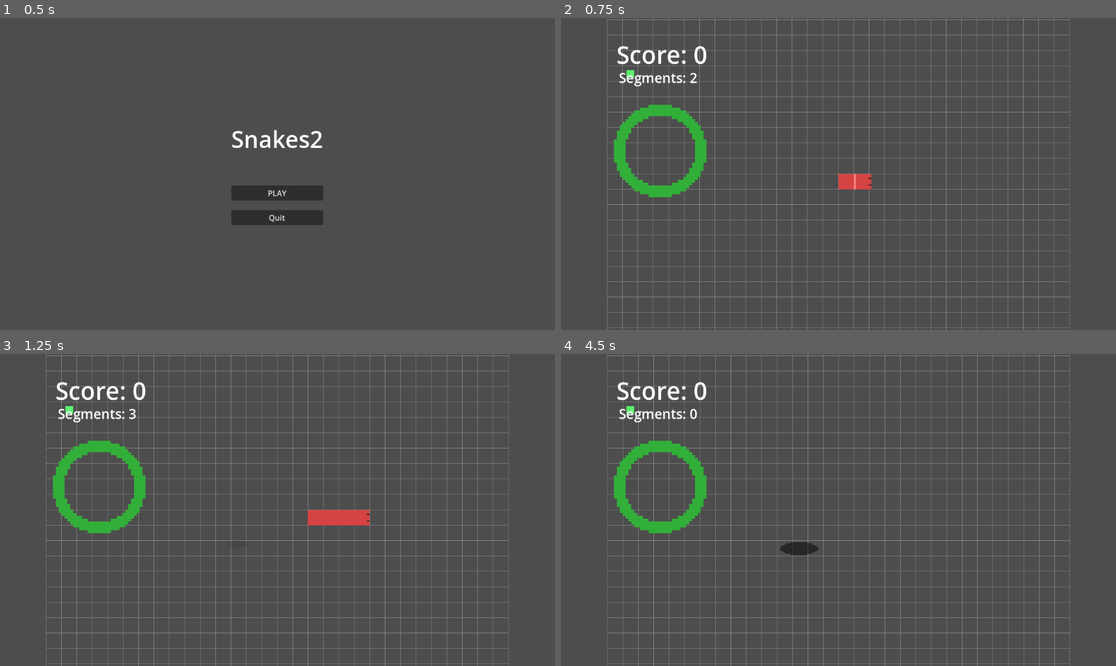
Above: before the commit, frames 1-4 (two rows, left to right).
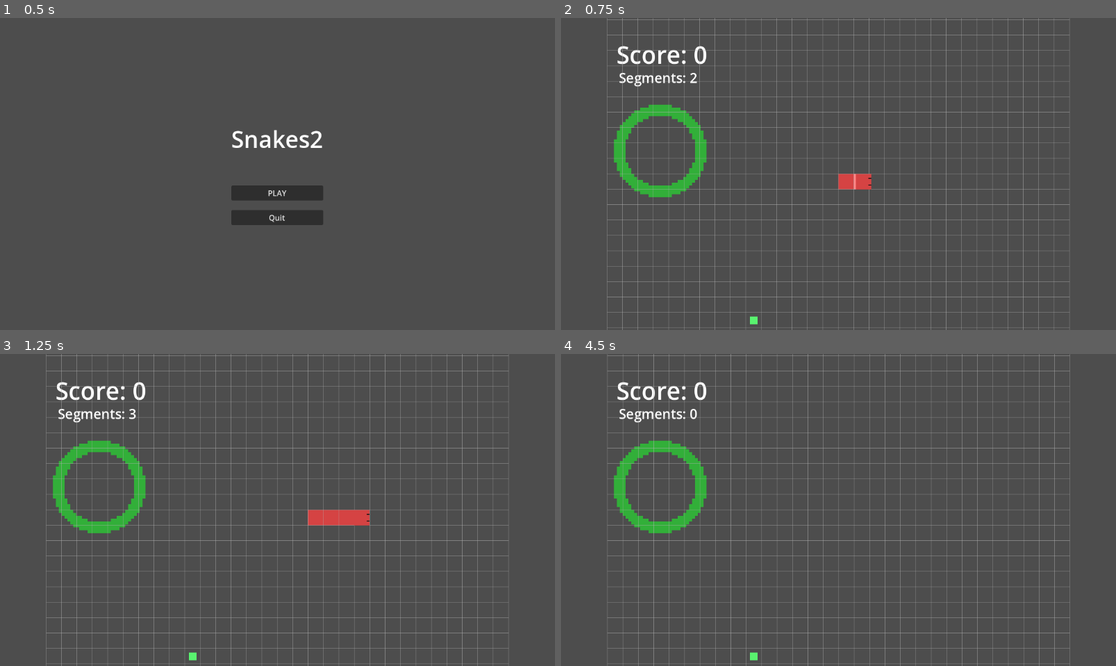
Above: after the commit, the same moments.

Repository: Morogox/Snakes2
Game: Godot game, scene res://Menus/Scenes/start_screen.tscn
The game is run twice, just before and just after one commit, with the same random seed, the same clock (stepped at 60 frames per second) and the same inputs.
Inputs:
- Up to frame 1 (0.5 s): no input
- Up to frame 2 (0.75 s): click "PLAY" at 0.5 s
- Up to frame 3 (1.25 s): no input
- Up to frame 4 (4.5 s): tap Enter at 1.25 s; hold D (ui_right) 1.28-2.03 s; hold S (ui_down) 2.03-2.78 s; hold D (ui_right) 2.78-3.53 s; hold W (ui_up) 3.53-4.28 s; hold A (ui_left) from 4.28 s (still down)

Frame 1 is identical in both runs. In frame 2, 0.2% of the frame differs, in the area x 9-54%, y 9-99%; in frame 3, 0.3%; in frame 4, 0.5%, in the area x 9-47%, y 10-99%.

Commit message:
1.21.0.0 | Game Master

Diff:
--- a/Bullets/Scenes/bullet_enemy_1.tscn
+++ b/Bullets/Scenes/bullet_enemy_1.tscn
@@ -12,7 +12,7 @@
 collision_mask = 35
 script = ExtResource("2_xxwis")
 lifetime = 10.0
-rotate = true
+rotate_bullet = true
 bullet_type = "enemy_1"
 
 [node name="CollisionShape2D" parent="." index="0"]
--- a/Bullets/Scenes/bullet_enemy_2.tscn
+++ b/Bullets/Scenes/bullet_enemy_2.tscn
@@ -4,6 +4,7 @@
 [ext_resource type="Texture2D" uid="uid://ftcjq25q7amw" path="res://Bullets/Sprites/sBullet_enemy2.png" id="2_i4cqi"]
 
 [node name="Bullet" instance=ExtResource("1_flcxt")]
+rotate_bullet = true
 bullet_type = "enemy_2"
 
 [node name="Sprite2D" parent="." index="1"]
--- a/Bullets/Scenes/bullet_player_1.tscn
+++ b/Bullets/Scenes/bullet_player_1.tscn
@@ -11,6 +11,7 @@
 collision_mask = 18
 script = ExtResource("2_6fhsa")
 lifetime = 15.0
+rotate_bullet = false
 force = 2000.0
 
 [node name="CollisionShape2D" parent="." index="0"]
--- a/Bullets/Scripts/bullet.gd
+++ b/Bullets/Scripts/bullet.gd
@@ -15,7 +15,7 @@
 
 @export var impact_scene = preload("res://Particles/Scenes/bullet_impact.tscn")
 
-@export var rotate = false
+@export var rotate_bullet = false
 
 @export var force := 0.0
 
@@ -81,7 +81,7 @@
 	if life_timer >= lifetime:
 		queue_free()
 
-	rotating(rotate)
+	rotating(rotate_bullet)
 
 func hit_effect():
 	# spawn impact effect
--- a/Enemies/Scenes/enemy.tscn
+++ b/Enemies/Scenes/enemy.tscn
@@ -6,6 +6,7 @@
 [ext_resource type="Shader" uid="uid://cpxji8y54m54v" path="res://Shaders/enemy1.gdshader" id="4_w18db"]
 [ext_resource type="Texture2D" uid="uid://ddyjnm7xm187q" path="res://Enemies/Sprites/robo-bird.png" id="5_xjuft"]
 [ext_resource type="Texture2D" uid="uid://c2m24p6axldsf" path="res://Sprites/sMuzzleFlash1.png" id="6_dw7yn"]
+[ext_resource type="PackedScene" uid="uid://dycu2fuf2no4c" path="res://Particles/Scenes/enemy_feather.tscn" id="7_kyctr"]
 
 [sub_resource type="ShaderMaterial" id="ShaderMaterial_bul3r"]
 resource_local_to_scene = true
@@ -215,6 +216,8 @@
 scale = Vector2(0.4, 0.4)
 texture = ExtResource("6_dw7yn")
 
+[node name="EnemyFeather" parent="." instance=ExtResource("7_kyctr")]
+
 [connection signal="animation_finished" from="AnimatedSprite2D" to="." method="_on_animated_sprite_2d_animation_finished"]
 [connection signal="frame_changed" from="AnimatedSprite2D" to="." method="_on_frame_changed"]
 [connection signal="timeout" from="Timer" to="." method="_on_timer_timeout"]
--- a/Enemies/Scenes/enemy_rager.tscn
+++ b/Enemies/Scenes/enemy_rager.tscn
@@ -360,10 +360,10 @@
 rage_shot_count = 6
 rage_bullet_scene = ExtResource("3_7t0jq")
 rage_transform_time = 3.0
+base_score = 70
 
 [node name="smoke" parent="." index="0" instance=ExtResource("7_o8mr4")]
 position = Vector2(0.4, -4.4)
-scale = Vector2(1, 1)
 
 [node name="AnimatedSprite2D" parent="." index="2"]
 material = SubResource("ShaderMaterial_76thm")
--- a/Enemies/Scenes/enemy_spawner.tscn
+++ b/Enemies/Scenes/enemy_spawner.tscn
@@ -30,4 +30,5 @@
 texture = ExtResource("3_tdwud")
 
 [node name="enemy_sprite" type="AnimatedSprite2D" parent="."]
+modulate = Color(0.585062, 0.585062, 0.585062, 1)
 sprite_frames = SubResource("SpriteFrames_66y63")
--- a/Enemies/Scripts/enemy.gd
+++ b/Enemies/Scripts/enemy.gd
@@ -41,7 +41,7 @@
 var drop_item := true
 
 @export var drops := {
-	"apple_2": 0.7,   # 70% chance
+	"apple_2": 0.3,   # 30% chance
 }
 
 
@@ -49,6 +49,8 @@
 var sprite_shooting_name := "shooting"
 
 @export var angle_variation_degrees := 0.0
+
+@onready var feathers = $EnemyFeather
 func _ready():
 	randomize()
 	_change_sprite(sprite_default_name)
@@ -72,7 +74,7 @@
 		shoot_timer += delta
 		if shoot_timer >= shoot_delay:
 			_change_sprite(sprite_shooting_name)
-			emit_signal(sprite_shooting_name, global_position)
+			#emit_signal("fire", global_position)
 			movement = false
 			#_shoot()
 			shoot_delay = randf_range(shoot_delay_base, shoot_delay_base + shoot_delay_variation)
@@ -120,6 +122,7 @@
 			collision_layer &= ~(1 << 4) # remove layer 5 (enemies)
 			z_index = 0
 			emit_signal("death", base_score, position)
+			feathers.toggle_emission(true)
 			_check_drops()
 			await get_tree().create_timer(2).timeout
 			await flash_disappear(4, 0.1)
@@ -153,9 +156,9 @@
 
 func flash_whiteout(count: int, interval: float) -> void:
 	for i in count:
-		shader_mat.set("shader_param/flash", true)
-		await get_tree().create_timer(interval).timeout
-		shader_mat.set("shader_param/flash", false)
+		shader_mat.set_shader_parameter("flash", true)
+		await get_tree().create_timer(interval).timeout
+		shader_mat.set_shader_parameter("flash", false)
 		await get_tree().create_timer(interval).timeout
 
 func flash_disappear(count: int, interval: float) -> void:
--- a/Enemies/Scripts/enemy_rage.gd
+++ b/Enemies/Scripts/enemy_rage.gd
@@ -11,6 +11,9 @@
 @onready var rage_transform_timer = $RageTransformTimer
 var tick_timer := 0.0
 var tick_time := 5.0   # every 5 seconds
+
+func _ready():
+	super()
 
 func _process(delta: float):
 	super(delta)
--- a/Globals/handler.gd
+++ b/Globals/handler.gd
@@ -2,17 +2,17 @@
 
 var _registry := {}
 
-func register(name: String, node: Node):
-	_registry[name] = node
+func register(reg_name: String, node: Node):
+	_registry[reg_name] = node
 
-func get_reg(name: String) -> Node:
-	return _registry.get(name)
+func get_reg(reg_name: String) -> Node:
+	return _registry.get(reg_name)
 
-func unregister(name: String):
-	_registry.erase(name)
+func unregister(reg_name: String):
+	_registry.erase(reg_name)
 
-func has(name: String) -> bool:
-	return _registry.has(name)
+func has(reg_name: String) -> bool:
+	return _registry.has(reg_name)
 
 func _get(property: StringName) -> Variant:
 	return _registry.get(property)
--- a/HandlerScripts/diffculty_manager.gd
+++ /dev/null
@@ -1,34 +0,0 @@
-extends Node2D
-
-@export var diffculty_level := 1
-
-@export var enemy_wave_amt := Vector2(1, 4)
-@export var enemy_wave_time := Vector2(8.0, 15.0)
-var wave_timer := 0.0
-var next_wave_time := 0.0
-
-@export var enemy_variation := Vector2(0.0, 0.0)
-
-func _ready():
-	Handler.register(name.to_snake_case(), self)
-	_reset_wave_timer()
-
-
-func _process(delta):
-	wave_timer += delta
-
-	# Time to spawn a wave
-	if wave_timer >= next_wave_time:
-		_spawn_enemy_wave()
-		_reset_wave_timer()
-
-func _spawn_enemy_wave() -> void:
-	if Handler.enemy_handler == null:
-		push_warning("Enemy handler not set!")
-		return
-
-	Handler.enemy_handler.generate_wave(int(enemy_wave_amt.x), int(enemy_wave_amt.y))
-
-func _reset_wave_timer() -> void:
-	wave_timer = 0.0
-	next_wave_time = randf_range(enemy_wave_time.x, enemy_wave_time.y)
--- a/HandlerScripts/enemy_handler.gd
+++ b/HandlerScripts/enemy_handler.gd
@@ -2,7 +2,7 @@
 @export var spawner_scene: PackedScene
 
 signal enemy_killed(points: int)
-
+var active_enemy_amt := 0
 var enemy_types = {
 	"basic": preload("res://Enemies/Scenes/enemy.tscn"),
 	"rager": preload("res://Enemies/Scenes/enemy_rager.tscn")
@@ -11,6 +11,9 @@
 	Handler.register(name.to_snake_case(), self)
 
 func _spawn_enemy(type: String, amount: int = 1, delay_variation: float = 0.0, ):
+	active_enemy_amt += amount
+	var delay_time = randf_range(0.0, delay_variation)
+	await get_tree().create_timer(delay_time).timeout
 	for i in range(amount):
 		var spawner = spawner_scene.instantiate()
 		spawner.enemy_scene = enemy_types[type]
@@ -27,12 +30,12 @@
 		spawner.position = Vector2(x, y)
 		add_child(spawner)
 
-		var delay_time = randf_range(0.0, delay_variation)
-		await get_tree().create_timer(delay_time).timeout
 
-func generate_wave(min_time, max_time):
-	var amt = randi_range(min_time, max_time)
-	_spawn_enemy("basic", amt, 1)
+
+func generate_wave(spawn_q : Array[String]):
+	for i in spawn_q:
+		_spawn_enemy(i, 1, 1.0)
 
 func _enemy_killed(score: int, loc: Vector2):
+	active_enemy_amt -= 1
 	emit_signal("enemy_killed", score, loc)
--- /dev/null
+++ b/HandlerScripts/game_master.gd
@@ -0,0 +1,142 @@
+extends Node2D
+@export var difficulty : float = 1.0
+@export var max_enemy_amount := 8
+var available_space = max_enemy_amount
+@export var base_wave_amt := Vector2(1, 2)
+@export var base_wave_time := Vector2(15.0, 20.0)
+var wave_timer := 0.0
+var next_wave_time := 0.0
+@export var wave_speed_up = 0.8
+
+@export var enemy_variation := Vector2(0.0, 0.0)
+
+var base_enemy_weights = {
+	"basic": 10.0,
+	"rager": 10.0
+}
+
+var enemy_scenes : Dictionary
+
+
+@export var basic_curve: Curve
+@export var rager_curve: Curve
+@export var wave_amt_curve: Curve  # Multiplier for wave size
+@export var wave_time_curve: Curve  # Multiplier for wave time
+@export var difficulty_curve: Curve  # Shape how difficulty ramps
+
+@export var max_score: int = 100000  # Score at max difficulty
+@export var max_difficulty : float =  10.0
+
+
+@export var spawning_enabled = true
+
+signal tier_change(tier: int)
+func _ready():
+	Handler.register(name.to_snake_case(), self)
+	Handler.enemy_handler.enemy_killed.connect(_update_available_space)
+	Handler.score_manager.score_changed.connect(_update_difficulty)
+	enemy_scenes = Handler.enemy_handler.enemy_types
+	_reset_wave_timer()
+	_update_available_space(0,0)
+
+func _process(delta):
+	if spawning_enabled:
+		wave_timer += delta
+	# Time to spawn a wave
+	if wave_timer >= next_wave_time:
+		var adjusted_wave_amt = get_wave_amt()
+		var capped_min = min(adjusted_wave_amt.x, available_space)
+		var capped_max = min(adjusted_wave_amt.y, available_space)
+		#somthing here
+		_generate_enemy_wave(capped_min, capped_max)
+		_reset_wave_timer()
+		_update_available_space(0,0)
+
+func get_adjusted_weights() -> Dictionary:
+	var weights = {}
+
+	# Convert difficulty to 0.0-1.0 range for curve sampling
+	var progress = (difficulty - 1.0) / (max_difficulty - 1.0)
+	progress = clamp(progress, 0.0, 1.0)
+
+	# Sample each curve
+	weights["basic"] = base_enemy_weights["basic"] * basic_curve.sample(progress)
+	weights["rager"] = base_enemy_weights["rager"] * rager_curve.sample(progress)
+
+	return weights
+
+func get_random_enemy() -> String:
+	# Calculate total weight
+	var adjusted_weight = get_adjusted_weights()
+	var total_weight = 0
+	for weight in adjusted_weight.values():
+		total_weight += weight
+
+	# Pick random number between 0 and total
+	var random_value = randf() * total_weight
+
+	# Find which enemy this corresponds to
+	var current_weight = 0
+	for enemy_type in adjusted_weight.keys():
+		current_weight += adjusted_weight[enemy_type]
+		if random_value <= current_weight:
+			return enemy_type
+
+	return "basic"  # Fallback
+
+func _generate_enemy_wave(min : int, max: int) -> void:
+	if min + max <= 0:
+		print("rejected")
+		return
+	if Handler.enemy_handler == null:
+		push_warning("Enemy handler not set!")
+		return
+	var amt = randi_range(min, max)
+	var enemy_list: Array[String] = []
+	for i in range(amt):
+		enemy_list.append(get_random_enemy())
+	print("new wave generated: ", enemy_list)
+	Handler.enemy_handler.generate_wave(enemy_list)
+
+func _reset_wave_timer() -> void:
+	wave_timer = 0.0
+	var adjusted_wave_time = get_wave_time()
+	next_wave_time = randf_range(adjusted_wave_time.x, adjusted_wave_time.y)
+
+
+func _update_available_space(_s, _l):
+	available_space = max_enemy_amount - Handler.enemy_handler.active_enemy_amt
+	if available_space >= max_enemy_amount:
+		wave_timer = max(wave_timer, next_wave_time * wave_speed_up)
+
+func get_wave_amt() -> Vector2i:
+	var progress = (difficulty - 1.0) / (max_difficulty - 1.0)
+	var multiplier = wave_amt_curve.sample(progress)
+
+	return Vector2i(
+		int(base_wave_amt.x * multiplier),
+		int(base_wave_amt.y * multiplier)
+	)
+
+func get_wave_time() -> Vector2:
+	var progress = (difficulty - 1.0) / (max_difficulty - 1.0)
+	var multiplier = wave_time_curve.sample(progress)
+
+	return Vector2(
+		base_wave_time.x * multiplier,
+		base_wave_time.y * multiplier
+	)
+
+func _update_difficulty(player_score : int):
+	var old_level = int(difficulty)
+	var progress = clamp(float(player_score) / max_score, 0.0, 1.0)
+	difficulty = 1.0 + (max_difficulty - 1.0) * difficulty_curve.sample(progress)
+	var new_level = int(difficulty)  # Get new tier
+	print("diffculty rn at score " + str(player_score) + ": " + str(difficulty))
+	if new_level > old_level:
+		tier_break()
+
+func tier_break():
+	_reset_wave_timer()
+	emit_signal("tier_change", int(difficulty))
+	_update_available_space(0,0)
--- a/HandlerScripts/item_handler.gd
+++ b/HandlerScripts/item_handler.gd
@@ -43,7 +43,8 @@
 	# Instantiate the item
 	var item = preload("res://Scenes/item.tscn").instantiate()
 
-	add_child(item)
+	#add_child(item)
+	call_deferred("add_child", item)
 
 	# Setup item using the item map
 	item.setup(item_key, item_data)
@@ -100,7 +101,7 @@
 
 	# Instantiate the item
 	var item = preload("res://Scenes/item.tscn").instantiate()
-	add_child(item)
+	call_deferred("add_child", item)
 	item.setup(item_key, item_data)
 	item.connect("destroyed", _item_destroyed)
 
--- a/HandlerScripts/score_manager.gd
+++ b/HandlerScripts/score_manager.gd
@@ -2,6 +2,7 @@
 var curr_score := 0
 var longest_segment := 0
 @onready var score_popup_scene = preload("res://Scenes/score_popup.tscn")
+
 signal score_changed(val : int)
 
 func _ready():
@@ -16,7 +17,6 @@
 	amount *= multiplier
 	curr_score += amount
 	spawn_score_label(amount, loc)
-	print("Current Score: ", curr_score)
 	emit_signal("score_changed", curr_score)
 
 func _apple_score(score: int, loc: Vector2):
--- /dev/null
+++ b/Particles/Scenes/enemy_feather.tscn
@@ -0,0 +1,40 @@
+[gd_scene load_steps=6 format=3 uid="uid://dycu2fuf2no4c"]
+
+[ext_resource type="Script" uid="uid://drd6wdmvl7me" path="res://Particles/Scripts/particle.gd" id="1_rn0xj"]
+[ext_resource type="Texture2D" uid="uid://dhlld0pox2emh" path="res://Particles/Sprites/bird_feather.png" id="2_rn0xj"]
+
+[sub_resource type="Curve" id="Curve_u24cu"]
+_data = [Vector2(0, 1), 0.0, 0.0, 0, 0, Vector2(0.463235, 0.853933), -0.867294, -0.867294, 0, 0, Vector2(0.764706, 0), 0.0, 0.0, 0, 0]
+point_count = 3
+
+[sub_resource type="CurveTexture" id="CurveTexture_kp1og"]
+curve = SubResource("Curve_u24cu")
+
+[sub_resource type="ParticleProcessMaterial" id="ParticleProcessMaterial_l0ewv"]
+particle_flag_disable_z = true
+angle_min = 1.07288e-05
+angle_max = 360.0
+direction = Vector3(0, 0, 0)
+spread = 180.0
+initial_velocity_min = 100.0
+initial_velocity_max = 120.0
+angular_velocity_min = -60.0
+angular_velocity_max = 60.0
+gravity = Vector3(0, 0, 0)
+damping_min = 500.0
+damping_max = 500.0
+alpha_curve = SubResource("CurveTexture_kp1og")
+
+[node name="EnemyFeather" type="Node2D"]
+script = ExtResource("1_rn0xj")
+
+[node name="GPUParticles2D" type="GPUParticles2D" parent="."]
+emitting = false
+amount = 10
+amount_ratio = 0.6
+texture = ExtResource("2_rn0xj")
+one_shot = true
+speed_scale = 2.0
+explosiveness = 1.0
+randomness = 1.0
+process_material = SubResource("ParticleProcessMaterial_l0ewv")
--- a/Scenes/HUDCanvas.tscn
+++ b/Scenes/HUDCanvas.tscn
@@ -11,7 +11,12 @@
 [sub_resource type="LabelSettings" id="LabelSettings_hf5mi"]
 font_size = 28
 
+[sub_resource type="LabelSettings" id="LabelSettings_wwdfb"]
+font_size = 600
+shadow_size = 500
+
 [node name="CanvasLayer" type="CanvasLayer"]
+layer = -10
 
 [node name="HUD" type="Control" parent="."]
 layout_mode = 3
@@ -41,6 +46,7 @@
 label_settings = SubResource("LabelSettings_hf5mi")
 
 [node name="staminaBar" type="Control" parent="HUD"]
+layout_mode = 1
 anchors_preset = 0
 offset_left = 206.138
 offset_top = 275.89
@@ -71,3 +77,30 @@
 value = 100.0
 fill_mode = 5
 texture_progress = ExtResource("3_wwdfb")
+
+[node name="TierLabel" type="Control" parent="HUD"]
+layout_mode = 1
+anchors_preset = 15
+anchor_right = 1.0
+anchor_bottom = 1.0
+grow_horizontal = 2
+grow_vertical = 2
+
+[node name="Label" type="Label" parent="HUD/TierLabel"]
+modulate = Color(1, 1, 1, 0.0784314)
+layout_mode = 1
+anchors_preset = 8
+anchor_left = 0.5
+anchor_top = 0.5
+anchor_right = 0.5
+anchor_bottom = 0.5
+offset_left = -342.0
+offset_top = -819.0
+offset_right = 343.0
+offset_bottom = 820.0
+grow_horizontal = 2
+grow_vertical = 2
+text = "10"
+label_settings = SubResource("LabelSettings_wwdfb")
+horizontal_alignment = 1
+vertical_alignment = 1
--- a/Scenes/main.tscn
+++ b/Scenes/main.tscn
@@ -1,8 +1,8 @@
-[gd_scene load_steps=23 format=3 uid="uid://bbl3meksyecp3"]
+[gd_scene load_steps=28 format=3 uid="uid://bbl3meksyecp3"]
 
 [ext_resource type="Script" uid="uid://cudp6vefwxmx5" path="res://Scripts/main.gd" id="1_bo1nx"]
 [ext_resource type="PackedScene" uid="uid://cf6rq26mmu03p" path="res://Scenes/snake_head.tscn" id="1_jjgbg"]
-[ext_resource type="Script" uid="uid://b1w2nwkwyow3f" path="res://HandlerScripts/diffculty_manager.gd" id="2_d1ilt"]
+[ext_resource type="Script" uid="uid://b1w2nwkwyow3f" path="res://HandlerScripts/game_master.gd" id="2_d1ilt"]
 [ext_resource type="Texture2D" uid="uid://bscpf346guwwr" path="res://Sprites/snakeSegment.png" id="3_8gbba"]
 [ext_resource type="Script" uid="uid://otw10bj2h0x1" path="res://HandlerScripts/score_manager.gd" id="3_hptm8"]
 [ext_resource type="Script" uid="uid://c5vblr8fe0mav" path="res://Scripts/camera_2d.gd" id="4_jjvhh"]
@@ -33,6 +33,27 @@
 "version": 3
 }
 
+[sub_resource type="Curve" id="Curve_k12tt"]
+_data = [Vector2(0, 1), 0.0, 0.0, 0, 0, Vector2(0.696809, 0.516854), -1.39125, -1.39125, 0, 0, Vector2(1, 0), 0.0, 0.0, 0, 0]
+point_count = 3
+
+[sub_resource type="Curve" id="Curve_h1bgf"]
+_data = [Vector2(0.3, 0), 0.0, 0.0, 0, 0, Vector2(0.3, 0.2), 0.0, 0.0, 0, 0, Vector2(0.6, 0.5), 0.0, 0.0, 0, 0, Vector2(1, 1), 0.0, 0.0, 0, 0]
+point_count = 4
+
+[sub_resource type="Curve" id="Curve_b3802"]
+_limits = [1.0, 4.0, 0.0, 1.0]
+_data = [Vector2(0, 1), 0.0, 0.0, 0, 0, Vector2(1, 4), 0.0, 0.0, 0, 0]
+point_count = 2
+
+[sub_resource type="Curve" id="Curve_fevyy"]
+_data = [Vector2(0, 1), 0.0, 0.0, 0, 0, Vector2(0.994681, 0.303371), 0.0, 0.0, 0, 0]
+point_count = 2
+
+[sub_resource type="Curve" id="Curve_hibaj"]
+_data = [Vector2(0, 0), 0.0, 6.16105, 0, 0, Vector2(0.1, 0.5), 1.79415, 1.79415, 0, 0, Vector2(0.99999, 1), 0.228375, 0.228375, 0, 0, Vector2(1, 1), 0.0, 0.0, 0, 0]
+point_count = 4
+
 [sub_resource type="WorldBoundaryShape2D" id="WorldBoundaryShape2D_bo1nx"]
 distance = -128.0
 
@@ -51,6 +72,10 @@
 
 [node name="Game" type="Node" parent="."]
 process_mode = 1
+
+[node name="Bullets" type="Node" parent="Game"]
+
+[node name="Segments" type="Node" parent="Game"]
 
 [node name="Handlers" type="Node2D" parent="Game"]
 
@@ -72,11 +97,13 @@
 [node name="ScoreManager" type="Node2D" parent="Game/Handlers"]
 script = ExtResource("3_hptm8")
 
-[node name="DiffcultyManager" type="Node2D" parent="Game/Handlers"]
+[node name="GameMaster" type="Node2D" parent="Game/Handlers"]
 script = ExtResource("2_d1ilt")
-
-[node name="EnemySpawner" parent="Game/Handlers" instance=ExtResource("6_344ge")]
-position = Vector2(-82, 42)
+basic_curve = SubResource("Curve_k12tt")
+rager_curve = SubResource("Curve_h1bgf")
+wave_amt_curve = SubResource("Curve_b3802")
+wave_time_curve = SubResource("Curve_fevyy")
+difficulty_curve = SubResource("Curve_hibaj")
 
 [node name="SoundEffectHandler" parent="Game/Handlers" instance=ExtResource("10_k12tt")]
 position = Vector2(576, 0)
@@ -103,10 +130,6 @@
 [node name="Camera2D" type="Camera2D" parent="Game"]
 script = ExtResource("4_jjvhh")
 
-[node name="Bullets" type="Node" parent="Game"]
-
-[node name="Segments" type="Node" parent="Game"]
-
 [node name="CanvasLayer" parent="Game" instance=ExtResource("11_fdnlq")]
 
 [node name="death_screen" parent="Game" instance=ExtResource("12_fdnlq")]
--- /dev/null
+++ b/Scenes/start_screen.tscn
@@ -0,0 +1,44 @@
+[gd_scene load_steps=3 format=3 uid="uid://cpjbut22uo5n7"]
+
+[ext_resource type="Script" path="res://Scripts/start_screen.gd" id="1_ainjc"]
+[ext_resource type="AudioStream" uid="uid://dbjs4k7sida2g" path="res://Music/Coiled and ready to Rattle - Title Screen.mp3" id="2_ainjc"]
+
+[node name="start_screen" type="CanvasLayer"]
+process_mode = 3
+script = ExtResource("1_ainjc")
+
+[node name="CenterContainer" type="CenterContainer" parent="."]
+anchors_preset = 15
+anchor_right = 1.0
+anchor_bottom = 1.0
+grow_horizontal = 2
+grow_vertical = 2
+
+[node name="VBoxContainer" type="VBoxContainer" parent="CenterContainer"]
+layout_mode = 2
+theme_override_constants/separation = 20
+alignment = 1
+
+[node name="TitleLabel" type="Label" parent="CenterContainer/VBoxContainer"]
+layout_mode = 2
+theme_override_font_sizes/font_size = 48
+text = "Snakes2"
+horizontal_alignment = 1
+
+[node name="Spacer1" type="Label" parent="CenterContainer/VBoxContainer"]
+layout_mode = 2
+
+[node name="PlayButton" type="Button" parent="CenterContainer/VBoxContainer"]
+layout_mode = 2
+text = "PLAY"
+
+[node name="Quit" type="Button" parent="CenterContainer/VBoxContainer"]
+layout_mode = 2
+text = "Quit"
+
+[node name="Title_Music" type="AudioStreamPlayer" parent="."]
+stream = ExtResource("2_ainjc")
+volume_db = -5.0
+autoplay = true
+
+[connection signal="pressed" from="CenterContainer/VBoxContainer/Quit" to="." method="_on_quit_pressed"]
--- a/Scripts/cmd.gd
+++ b/Scripts/cmd.gd
@@ -14,7 +14,8 @@
 	"speed": cmd_set_speed,
 	"boost": cmd_set_boost_multi,
 	"spawnenemy": cmd_spawn_enemy,
-	"editstam": cmd_edit_stamina_property
+	"editstam": cmd_edit_stamina_property,
+	"setdiff": cmd_set_diff
 }
 
 var command_help := {
@@ -32,7 +33,9 @@
 	"boost": "Syntax: boost (value: float) \nSet boost multiplier of snake",
 	"spawnenemy": "Syntax: spawnenemy (type: string) (amount: int) \nSpawns amount of type enemies",
 	"editstam": "Syntax: editstam (property: String) (value: float) \nAdjust stamina property to value
-Valid properties are: \nregen\ncap\nmax\ncons"
+Valid properties are: \nregen\ncap\nmax\ncons",
+	"setdiff": "Syntax: setdiff (value: float) \n Sets diffculty multiplier to float"
+
 }
 
 func _ready():
@@ -51,13 +54,22 @@
 
 func run_command(cmd: String):
 	var parts = cmd.split(" ")
-	var name = parts[0]
+	var cmd_name = parts[0]
 	var args = parts.slice(1)
 
-	if commands.has(name):
-		commands[name].call(args)
-	else:
-		_log("Unknown command: " + name)
+	if commands.has(cmd_name):
+		commands[cmd_name].call(args)
+	else:
+		_log("Unknown command: " + cmd_name)
+
+func check_arg(args: Array, amt: int):
+	if args.is_empty():
+		_log("Error: this command require %d parameter(s)" % amt)
+		return false
+	elif args.size() != amt:
+		_log("Error: this command require %d parameter(s)" % amt)
+		return false
+	return true
 
 func cmd_help(args):
 	if check_arg(args, 1):
@@ -77,21 +89,21 @@
 	_log(" ".join(args))
 
 
-func cmd_toggle_inv(args):
+func cmd_toggle_inv(_args):
 	if Handler.snake_head.invulnerable:
 		Handler.snake_head.invulnerable = false
 	else:
 		Handler.snake_head.invulnerable = true
 	_log(str("Invulnerable: ", Handler.snake_head.invulnerable))
 
-func cmd_toggle_ammo(args):
+func cmd_toggle_ammo(_args):
 	if Handler.snake_head.inf_ammo:
 		Handler.snake_head.inf_ammo = false
 	else:
 		Handler.snake_head.inf_ammo = true
 	_log(str("infinite ammo: ", Handler.snake_head.inf_ammo))
 
-func cmd_toggle_stam(args):
+func cmd_toggle_stam(_args):
 	if Handler.snake_head.inf_stamina:
 		Handler.snake_head.inf_stamina = false
 	else:
@@ -247,11 +259,10 @@
 			_log("Error: unknown expected_type '%s'" % expected_type)
 			return null
 
-func check_arg(args: Array, amt: int):
-	if args.is_empty():
-		_log("Error: this command require %d parameter(s)" % amt)
-		return false
-	elif args.size() != amt:
-		_log("Error: this command require %d parameter(s)" % amt)
-		return false
-	return true
+func cmd_set_diff(args):
+	if not check_arg(args, 1): return
+	var param = parse_arg(args[0], "float", false)
+	if param == null:
+		return
+	Handler.game_master.difficulty = param
+	_log("Set difficulty to %f" % param)
--- a/Scripts/hud.gd
+++ b/Scripts/hud.gd
@@ -4,6 +4,7 @@
 @onready var stamina_bar = $staminaBar/TextureProgressBar
 @onready var chaser = $staminaBar/TextureProgressBar2
 
+@onready var tier_label = $TierLabel/Label
 var score: int = 0
 var segments: int = 0
 
@@ -15,9 +16,11 @@
 	Handler.score_manager.connect("score_changed", set_score)
 	Handler.snake_head.connect("segments_update", set_segments)
 	Handler.snake_head.connect("stamina_changed", _update_stamina_bar)
+	Handler.game_master.connect("tier_change", _tier_warning)
 	set_score(0)
 	stamina_bar.max_value = Handler.snake_head.max_stamina
 	chaser.max_value = Handler.snake_head.max_stamina
+	tier_label.modulate.a = 0.0
 
 func _process(delta):
 	#print("player stam ", target_stamina)
@@ -51,3 +54,9 @@
 
 	stamina_bar.max_value = max_stamina
 	stamina_bar.value = stamina
+
+func _tier_warning(tier: int):
+	tier_label.modulate.a = 0.15
+	tier_label.text = str(tier)
+	var tween = create_tween()
+	tween.tween_property(tier_label, "modulate:a", 0.0, 0.5)
--- a/Scripts/main.gd
+++ b/Scripts/main.gd
@@ -41,9 +41,6 @@
 	## Reset the snake to its starting state
 	#Handler.snake_head.call_deferred("_deferred_rdy")
 
-	# Spawn a new apple
-	Handler.item_handler.spawn_item_random("apple_1")
-
 	# Reset the score
 	if Handler.score_manager:
 		Handler.score_manager.curr_score = 0
@@ -51,7 +48,7 @@
 	# Unpause the game to start playing
 	get_tree().paused = false
 
-func _on_snake_died(segment_count):
+func _on_snake_died(_segment_count):
 	pause_screen.visible = false
 	get_tree().paused = false
 	death_screen.show_screen()
Not shown: 1 places in Enemies/Scenes/enemy.tscn that only renumber resources
Renamed: HandlerScripts/diffculty_manager.gd.uid -> HandlerScripts/game_master.gd.uid
Binary file added: Particles/Sprites/bird_feather.png
Not shown, added: Particles/Sprites/bird_feather.png.import
Not shown: 1 places in Scenes/HUDCanvas.tscn that only renumber resources
